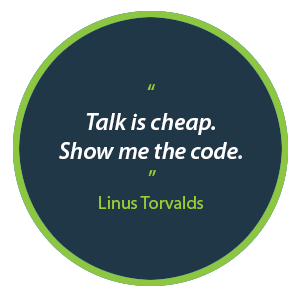
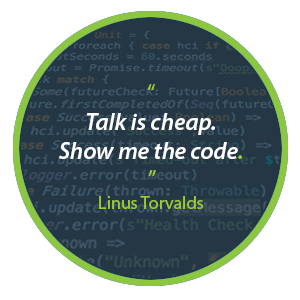
The second 300px x 300px image is a revision of the first. Changes to its layers:
painted on "“ Talk is cheap. Show me the code. ” Linus Torvalds" over [238, 155, 242, 159]
added layer "Layer 8" (lighter color, 20%) in group "OggMini" over [21, 19, 280, 278]
